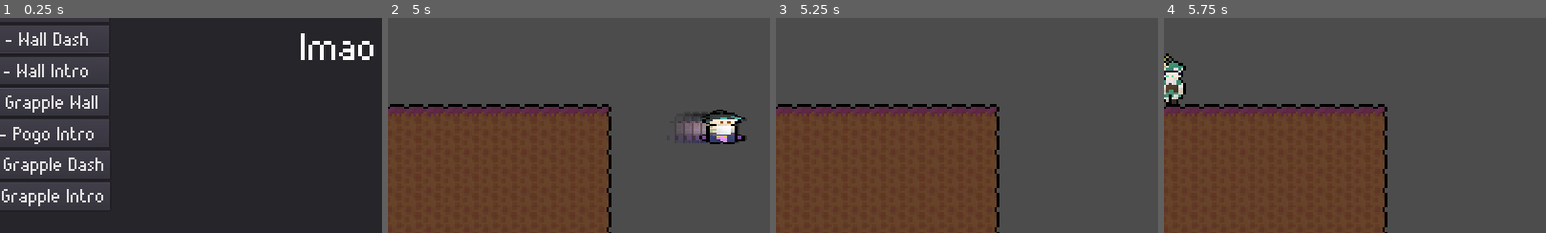
Above: before the commit, frames 1-4 (left to right).
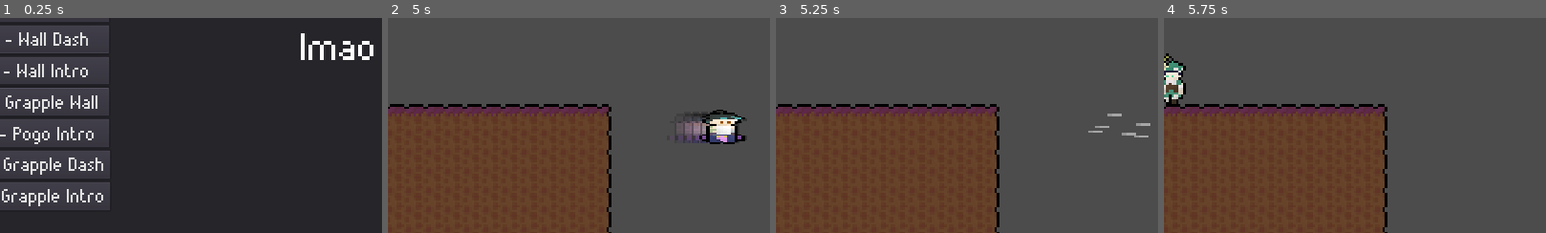
Above: after the commit, the same moments.

Repository: JdavisBro/High-Point
Game: Godot game, scene res://scenes/Main.tscn
The game is run twice, just before and just after one commit, with the same random seed, the same clock (stepped at 60 frames per second) and the same inputs.
Inputs (mouse positions are % of the whole screen's width and height, from its top left):
- Up to frame 1 (0.25 s): no input
- Up to frame 2 (5 s): click "02 - Dash Vdash" at 0.5 s; move the mouse to (72, 45) at 1.27 s; hold D (right) 1.28-2.78 s; tap 1 (char1) at 1.35 s; tap Space (jump) at 1.52, 2.27, 3.77, 4.52 s; move the mouse to (30, 55) at 2.02 s; tap 2 (char2) at 2.1 s; move the mouse to (60, 28) at 2.77 s; hold A (left) 2.78-3.53 s; tap 3 (char3) at 2.85 s; move the mouse to (45, 70) at 3.52 s; hold D (right) from 3.53 s (still down); tap 4 (char4) at 3.6 s; move the mouse to (80, 65) at 4.27 s; hold Ctrl from 4.28 s (still down); tap E (skill) at 4.9 s
- Up to frame 3 (5.25 s): move the mouse to (20, 35) at 5.02 s; release D (right) at 5.03 s; release Ctrl at 5.03 s; hold A (left) from 5.03 s (still down); tap 1 (char1) at 5.1 s
- Up to frame 4 (5.75 s): keep holding A (left); tap Space (jump) at 5.27 s
The pictures show only the part of the screen within x 6-56%, y 43-93%; the shares and areas given below are measured in that part.

Frames 1-2 are identical in both runs. In frame 3, 0.2% of the frame differs, in the area x 81-98%, y 44-56%; in frame 4, nothing differs.

Commit message:
Added dash effect!

Diff:
--- a/scripts/Player.gd
+++ b/scripts/Player.gd
@@ -82,8 +82,6 @@
 
 func _physics_process(delta):
 	frames += 1
-
-	print(gravityMult)
 
 	rng.randomize()
 
--- a/scripts/SkillEffect.gd
+++ b/scripts/SkillEffect.gd
@@ -15,13 +15,13 @@
 func behind():
 	get_parent().move_child(self, 0)
 
-func follow_player(x=true, y=true):
-	if x and y:
+func follow_player(x=1, y=1):
+	if int(x) == 1 and int(y) == 1:
 		get_parent().remove_child(self)
 		player.add_child(self)
 	else:
-		follow.x = int(x)
-		follow.y = int(y)
+		follow.x = float(x)
+		follow.y = float(y)
 
 func _process(delta):
 	if start_after:
@@ -34,6 +34,6 @@
 	position += velocity*delta
 	rotate(deg2rad(rotate_speed*delta))
 	if follow.x:
-		global_position.x = player.global_position.x
+		position.x += (player.global_position.x-position.x)*follow.x
 	elif follow.y:
-		global_position.y = player.global_position.y
+		position.y += (player.global_position.y-position.y)*follow.y
--- a/scripts/Skills/Dash.gd
+++ b/scripts/Skills/Dash.gd
@@ -42,6 +42,13 @@
 		player.skill_end()
 
 func use(_delta):
+	for xoffset in [10, 25, 40]:
+		for yoffset in [3,-3]:
+			var pos = player.global_position + Vector2(xoffset+player.rng.randi_range(-5,5),yoffset+player.rng.randi_range(-5,5))
+			var anim = player.skill_animation("wind", pos)
+			anim.modulate.a = 0.5
+			anim.start_after = float(abs(xoffset)) / 160 + player.rng.randf_range(-0.02,0.02)
+
 	player.squash(1.6,0.6)
 	player.movementEnabled = false
 	timer = 0.2
--- a/scripts/Skills/Vdash.gd
+++ b/scripts/Skills/Vdash.gd
@@ -32,6 +32,8 @@
 		player.activeSkill = null
 		player.skill_end()
 		yield(player.get_tree().create_timer(0.4), "timeout")
+		if not is_instance_valid(player):
+			return
 		player.speed = player.speed_default
 		player.gravityMult = 1.0
 
